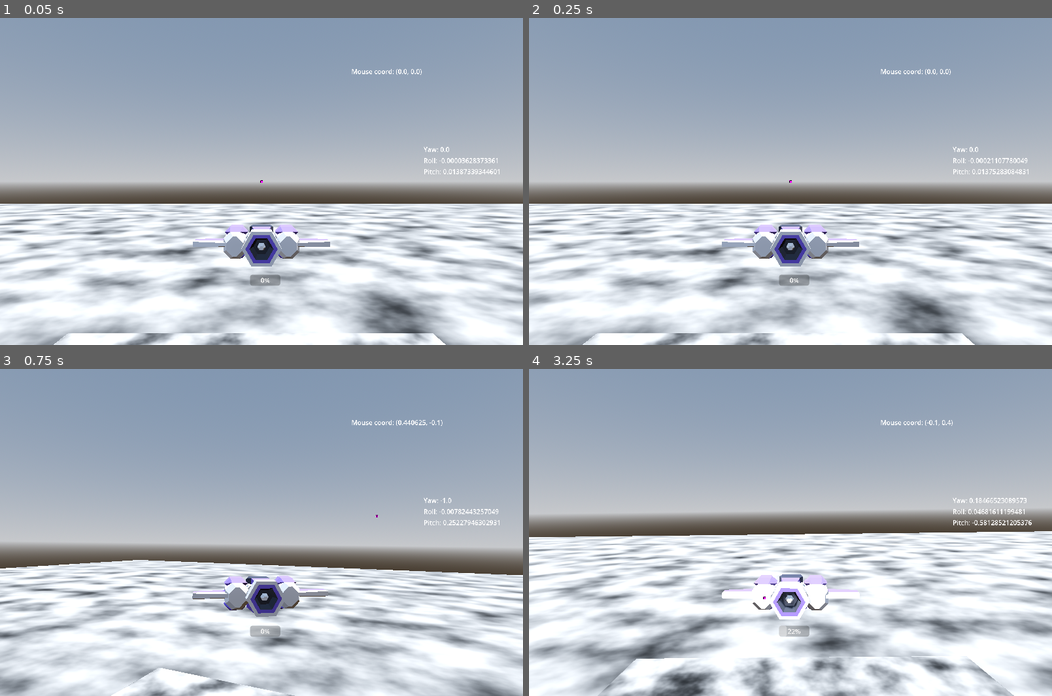
Above: before the commit, frames 1-4 (two rows, left to right).
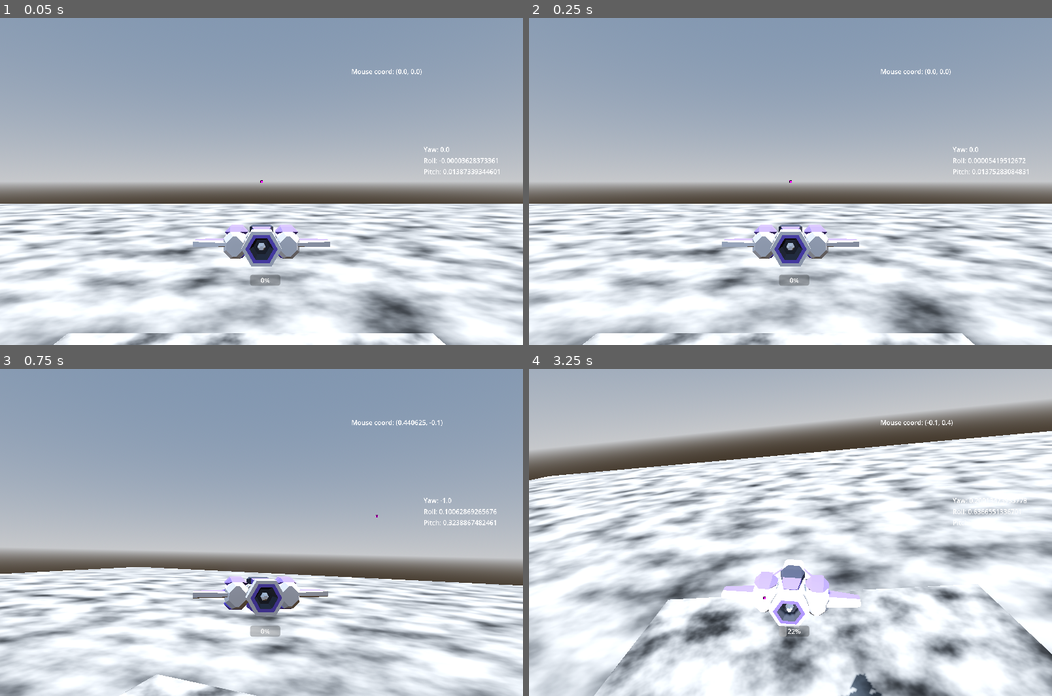
Above: after the commit, the same moments.

Repository: cgorto/space-ships
Game: Godot game, scene res://scenes/test_scene.tscn
Same seed, same stepped clock (60 frames per second), same inputs: the game is played once before the commit and once after it.
Inputs (mouse positions are in pixels of both pictures, inside the frame that each line leads up to):
- Up to frame 1 (0.05 s): no input
- Up to frame 2 (0.25 s): no input
- Up to frame 3 (0.75 s): move the mouse to (376, 516) at 0.52 s; hold D (move_right) from 0.53 s (still down)
- Up to frame 4 (3.25 s): move the mouse to (685, 548) at 1.27 s; release D (move_right) at 1.28 s; hold S (move_backward) 1.28-2.03 s; move the mouse to (842, 460) at 2.02 s; hold D (move_right) 2.03-2.78 s; move the mouse to (764, 597) at 2.77 s; hold W (move_forward) from 2.78 s (still down)

Frame 1 is identical in both runs. In frame 2, 0.1% of the frame differs, in the area x 84-96%, y 42-45%; in frame 3, 27%; in frame 4, 75%, in the area x 0-100%, y 0-100%.

Commit message:
David's first changes

Diff:
--- a/scenes/game_object/ship/ship.gd
+++ b/scenes/game_object/ship/ship.gd
@@ -6,4 +6,15 @@
 var velocity: Vector3
 
 func _process(delta: float) -> void:
-	ship_physics.set_physics_input(Vector3(ship_input.strafe, 0, -ship_input.throttle),Vector3(ship_input.pitch,ship_input.yaw,ship_input.roll))
+	ship_physics.set_physics_input(
+		Vector3(
+			ship_input.strafe,
+			0,
+			-ship_input.throttle
+		),
+		Vector3(
+			ship_input.pitch,
+			ship_input.yaw,
+			ship_input.roll
+		)
+	)
--- a/scenes/game_object/ship/ship_input.gd
+++ b/scenes/game_object/ship/ship_input.gd
@@ -36,13 +36,12 @@
 func auto_pilot(delta:float) -> void:
 	var camera: Camera3D = get_viewport().get_camera_3d()
 	var mouse_pos: Vector2 = get_viewport().get_mouse_position()
-	#var world_pos: Vector3 = camera.project_position(mouse_pos, 1000)
 	var world_pos: Vector3 = camera.project_position(mouse_pos, 1000)
 
 	sprite.position = mouse_pos
 	label.text = "Mouse coord: " + str(get_mouse_pos())
 	turn_towards_point(world_pos, delta)
-	bank_ship_relative_to_up(mouse_pos,camera.basis.y, delta)
+	bank_ship_relative_to_up(mouse_pos,camera.global_basis.y, delta)
 
 func bank_ship_relative_to_up(mouse_pos: Vector2, up: Vector3, delta:float) -> void:
 	var bank_influence: float = (mouse_pos.x - (get_viewport().size.x * 0.5)) / (get_viewport().size.x * 0.5)
--- a/scenes/game_object/ship_camera/camera_rig.gd
+++ b/scenes/game_object/ship_camera/camera_rig.gd
@@ -6,8 +6,8 @@
 
 @export_category("Lookahead Values")
 @export var horizontal_turn_angle: float = deg_to_rad(25)
-@export var vertical_turn_up_angle: float = deg_to_rad(10)
-@export var vertical_turn_down_angle: float = deg_to_rad(25)
+@export var vertical_turn_up_angle: float = deg_to_rad(60)
+@export var vertical_turn_down_angle: float = deg_to_rad(45)
 
 @onready var camera: Node3D = $LookAheadRig/MainCamera
 @onready var look_ahead_rig: Node3D = $LookAheadRig
@@ -42,6 +42,11 @@
 	var target_rotation: Basis = Basis.from_euler(Vector3(-vertical,-horizontal,0))
 	look_ahead_rig.basis = look_ahead_rig.basis.slerp(target_rotation, smooth_speed * delta)
 
+	var up: Vector3 = transform.basis.y
+
+	if (mouse_screen.x < (screen_size.x * .6) and (mouse_screen.x > screen_size.x * .6)):
+		up = ship.basis.y
+
 	var lookahead_pos: Vector3 = to_local(ship.global_position -ship.global_transform.basis.z * 100)
 	#camera.look_at(camera.to_local(lookahead_pos,look_ahead_rig.global_transform.basis.y))
-	camera.transform.basis = camera.transform.basis.looking_at(lookahead_pos, transform.basis.y)
+	camera.transform.basis = camera.transform.basis.looking_at(lookahead_pos, up)
